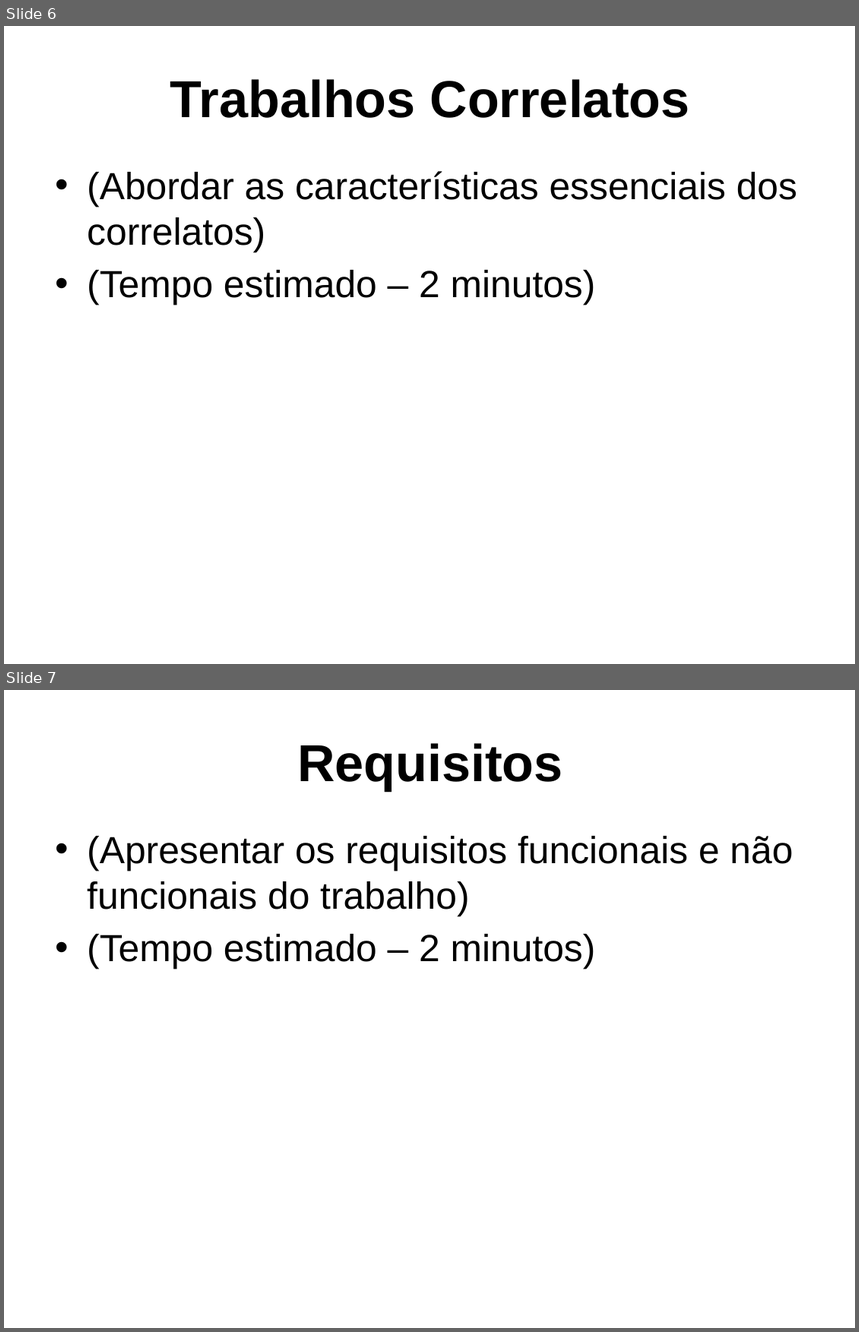
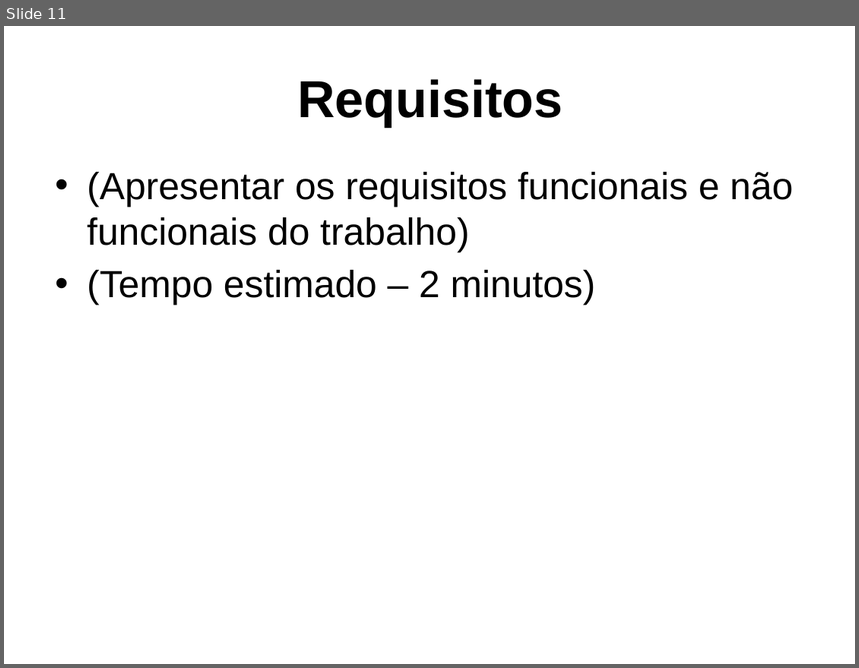
Before and after one commit to dalton-reis/tcc_bcc_2018_2_drkrause_DjonathanRafaelKrause, a slide deck: Textos/ApresentacaoTCC-DjonathanKrause.pptx. Shown one above the other, each under a label of ours: slides 6 and 7 before the commit, slide 11 after it. The pictures are 859x1332 and 859x668 pixels, drawn with LibreOffice and Linux fonts; fonts in the diff are those of the drawing; background and template pictures are left out. Boxes give left, top, right and bottom in pixels: in the first picture for what was removed or moved away, otherwise in the second. Text is boxed around its words. In the diff, an @@ line names an element or a change of style, - is before the commit and + after.

```diff
--- a/Textos/ApresentacaoTCC-DjonathanKrause.pptx
+++ b/Textos/ApresentacaoTCC-DjonathanKrause.pptx
@@ slide 6 removed at bbox=[4, 26, 855, 664], background picture (left out) @@
@@ title removed at bbox=[170, 79, 690, 118] @@
-Trabalhos Correlatos
@@ text removed at bbox=[87, 171, 797, 306] @@
-• (Abordar as características essenciais dos correlatos)
-• (Tempo estimado – 2 minutos)
@@ what was slide 7 is now slide 11 @@
```
Also in this commit, not shown: 5 slides changed, 9 slides added, 3 other slides removed, 4 other files.
